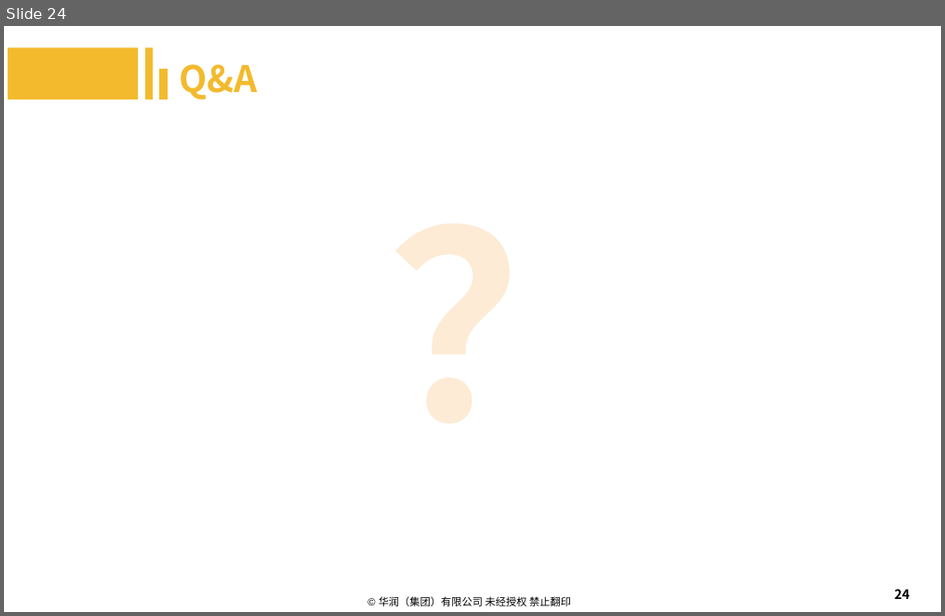
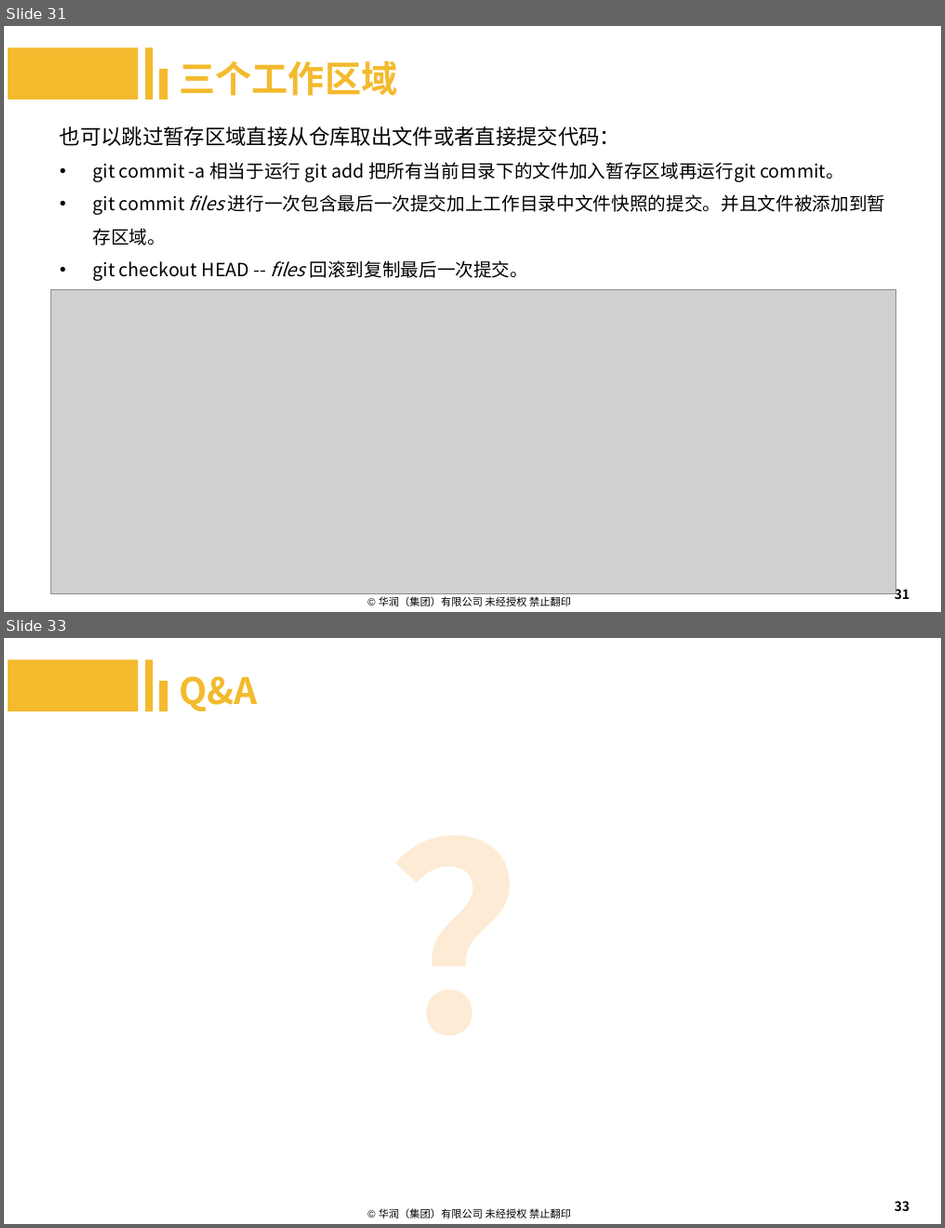
Before and after one commit to machenzhao/git-present, a slide deck: Git.pptx. Shown one above the other, each under a label of ours: slide 24 before the commit, slides 31 and 33 after it; the slides between them are not shown. The pictures are 945x616 and 945x1228 pixels, drawn with LibreOffice and Linux fonts; fonts in the diff are those of the drawing; grey boxes stand for pictures; background and template pictures are left out. Boxes give left, top, right and bottom in pixels: in the first picture for what was removed or moved away, otherwise in the second. Text is boxed around its words. In the diff, an @@ line names an element or a change of style, - is before the commit and + after.

Commit message:
更新Git基础，三个工作区域

```diff
--- a/Git.pptx
+++ b/Git.pptx
@@ slide 31 added at (4,26,941,612), background #FFFFFF; not listed: 1 template element that a slide beside it also shows @@
@@ rectangle added at (8,47,138,99), fill #F3BA2D @@
@@ rectangle added at (145,47,153,99), fill #F3BA2D @@
@@ rectangle added at (159,69,168,100), fill #F3BA2D @@
@@ text added at (179,60,397,96), 28 pt, text #F3BA2D, bold @@
+三个工作区域
@@ text added at (60,126,887,281), 14 pt, text #000000 @@
+也可以跳过暂存区域直接从仓库取出文件或者直接提交代码：
+• git commit -a 相当于运行 git add 把所有当前目录下的文件加入暂存区域再运行git commit。
+• git commit files 进行一次包含最后一次提交加上工作目录中文件快照的提交。并且文件被添加到暂存区域。
+• git checkout HEAD -- files 回滚到复制最后一次提交。
@@ picture added at (50,289,897,594) @@
@@ page number added at (895,586,910,599), 10 pt, text #000000 @@
+31
@@ what was slide 24 is now slide 33 @@
@@ page number at (895,1201,910,1211): text changed @@
-24
+33
```
Also in this commit, not shown: 11 slides changed, 11 other slides added, 3 slides removed, 1 other file.
